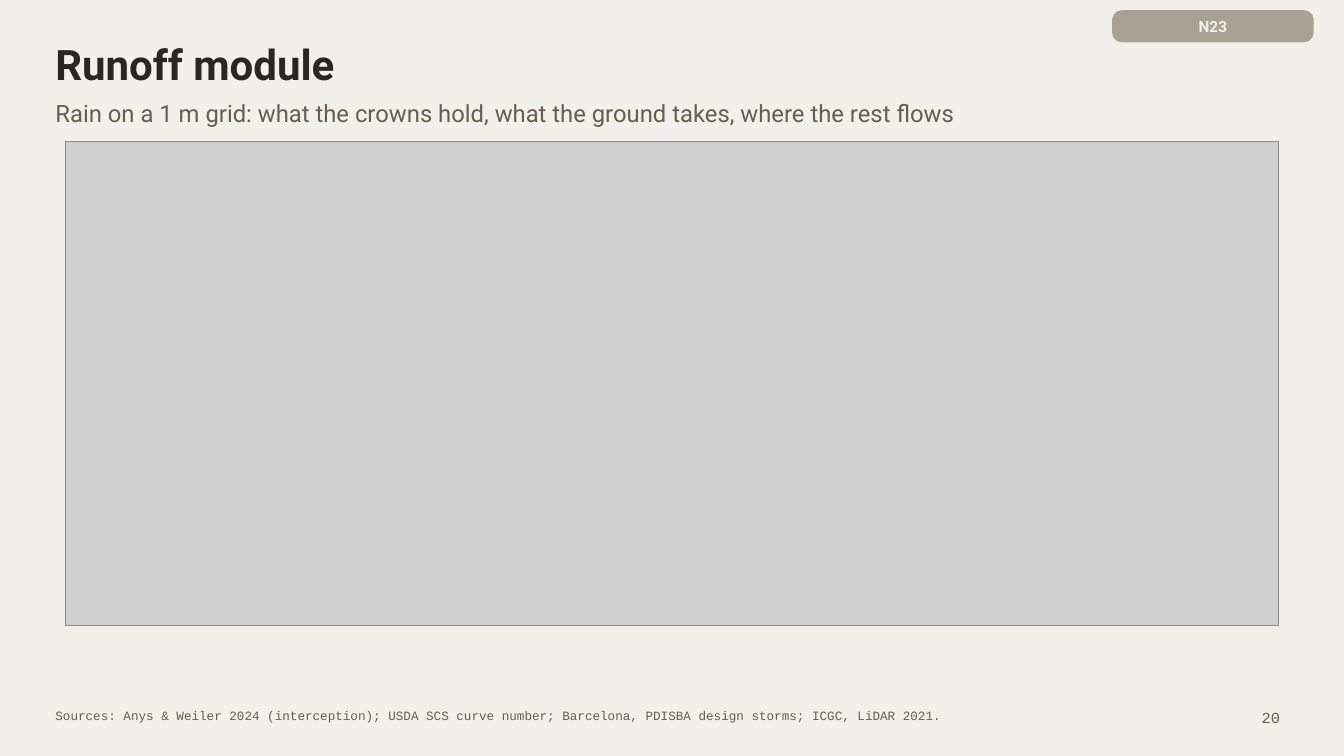
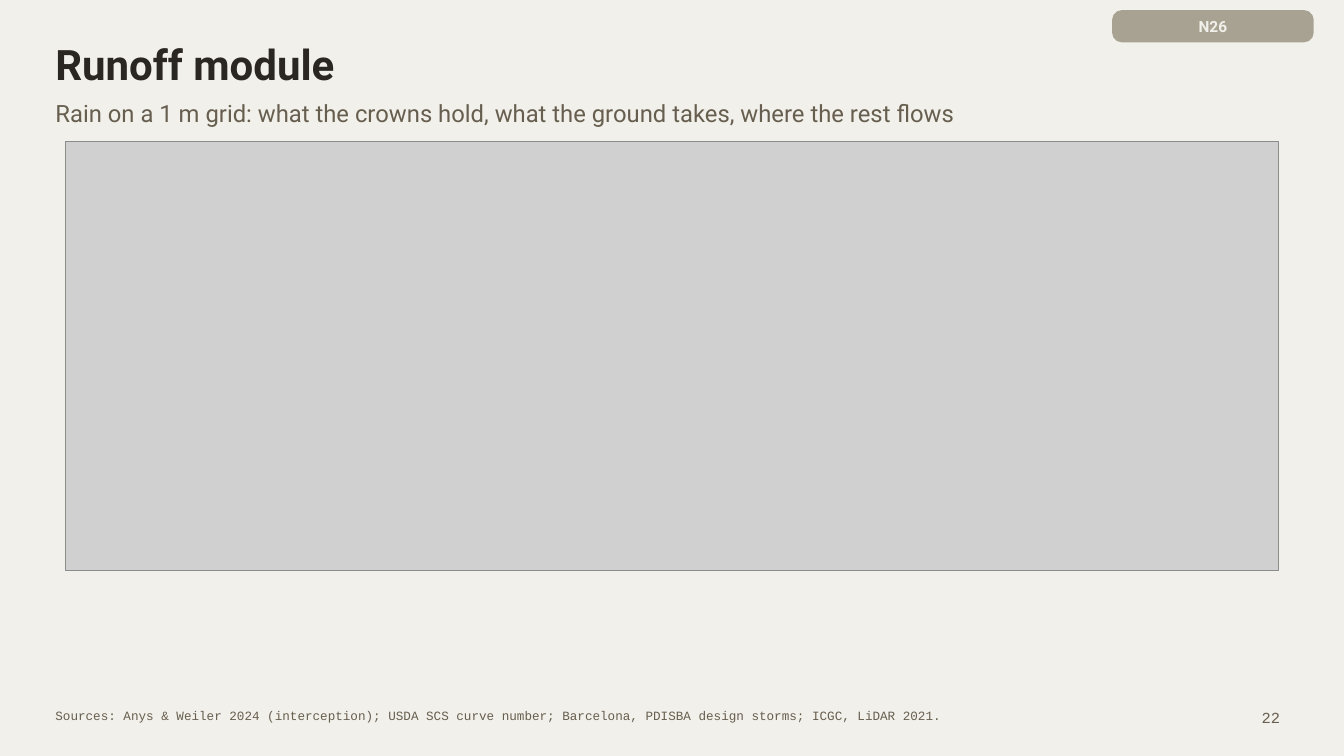
Before and after one commit to giofox96/shade-and-sponge, a slide deck: slide 22 of slides/final/shade_and_sponge_final_new.pptx (slide 20 before the commit). Drawn at 1344x756 pixels with LibreOffice and Linux fonts; fonts in the diff are those of the drawing; grey boxes stand for pictures. Boxes give left, top, right and bottom in pixels: in the first picture for what was removed or moved away, otherwise in the second. Text is boxed around its words. In the diff, an @@ line names an element or a change of style, - is before the commit and + after.

```diff
--- a/slides/final/shade_and_sponge_final_new.pptx
+++ b/slides/final/shade_and_sponge_final_new.pptx
@@ text at (1199, 21, 1228, 32): text changed @@
-N23
+N26
@@ picture: place and size @@
-picture at (66, 141, 1278, 626)
+picture at (66, 141, 1278, 571)
@@ page number at (1262, 712, 1280, 723): text changed @@
-20
+22
```
Also in this commit, not shown: 6 other slides changed, 3 slides added, 14 other files.
